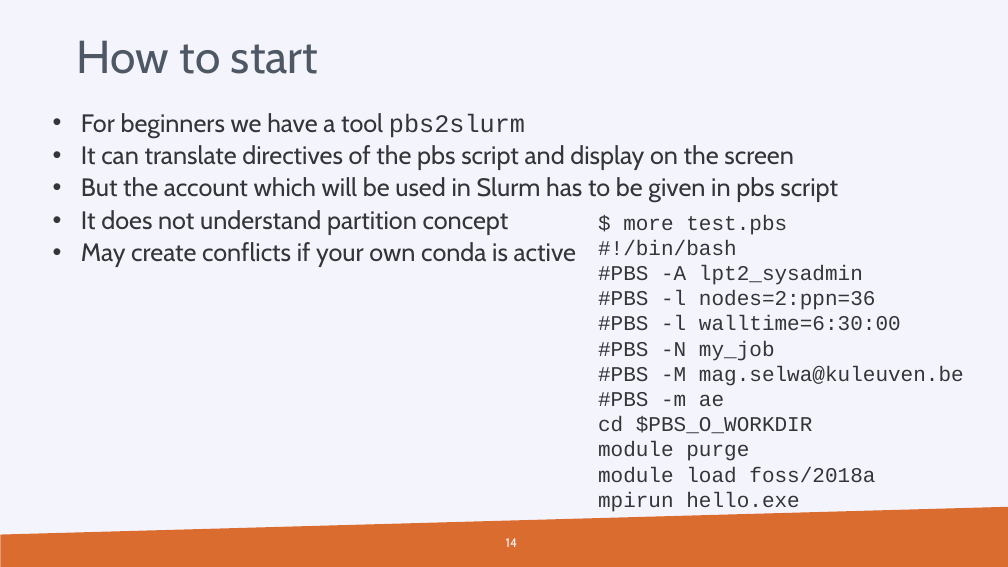
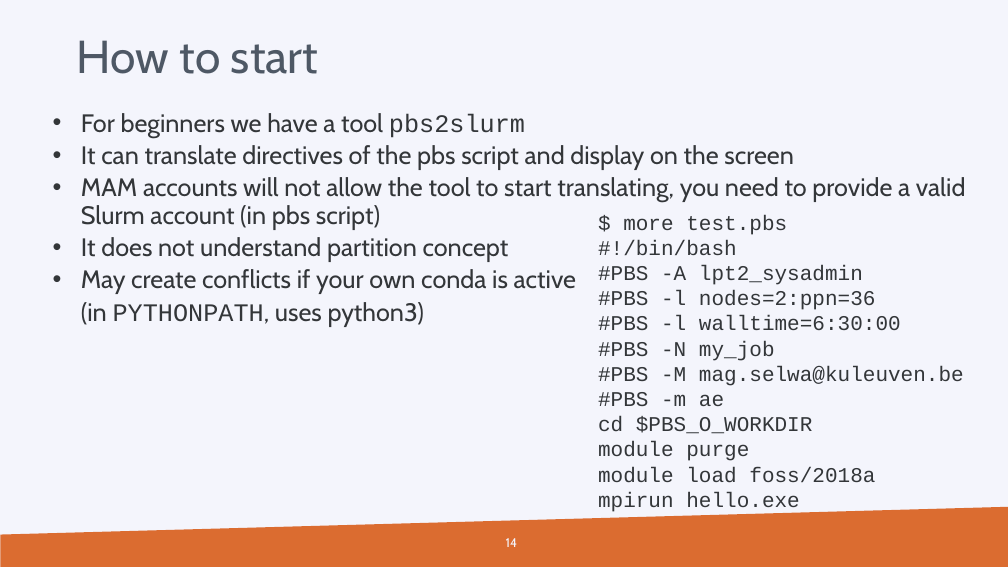
Before and after one commit to hpcleuven/wice-inauguration, a slide deck: slide 14 of Slurm session.pptx. Drawn at 1008x567 pixels with LibreOffice and Linux fonts; fonts in the diff are those of the drawing; background and template pictures are left out. Boxes give left, top, right and bottom in pixels: in the first picture for what was removed or moved away, otherwise in the second. Text is boxed around its words. In the diff, an @@ line names an element or a change of style, - is before the commit and + after.

```diff
--- a/Slurm session.pptx
+++ b/Slurm session.pptx
@@ text at <box>81,177,966,230</box>: text changed @@
-  • But the account which will be used in Slurm has to be given in pbs script
+  • MAM accounts will not allow the tool to start translating, you need to provide a valid Slurm account (in pbs script)
@@ text at <box>81,302,424,327</box>: paragraph added @@
+  (in PYTHONPATH, uses python3)
```
Also in this commit, not shown: 15 other slides changed.
